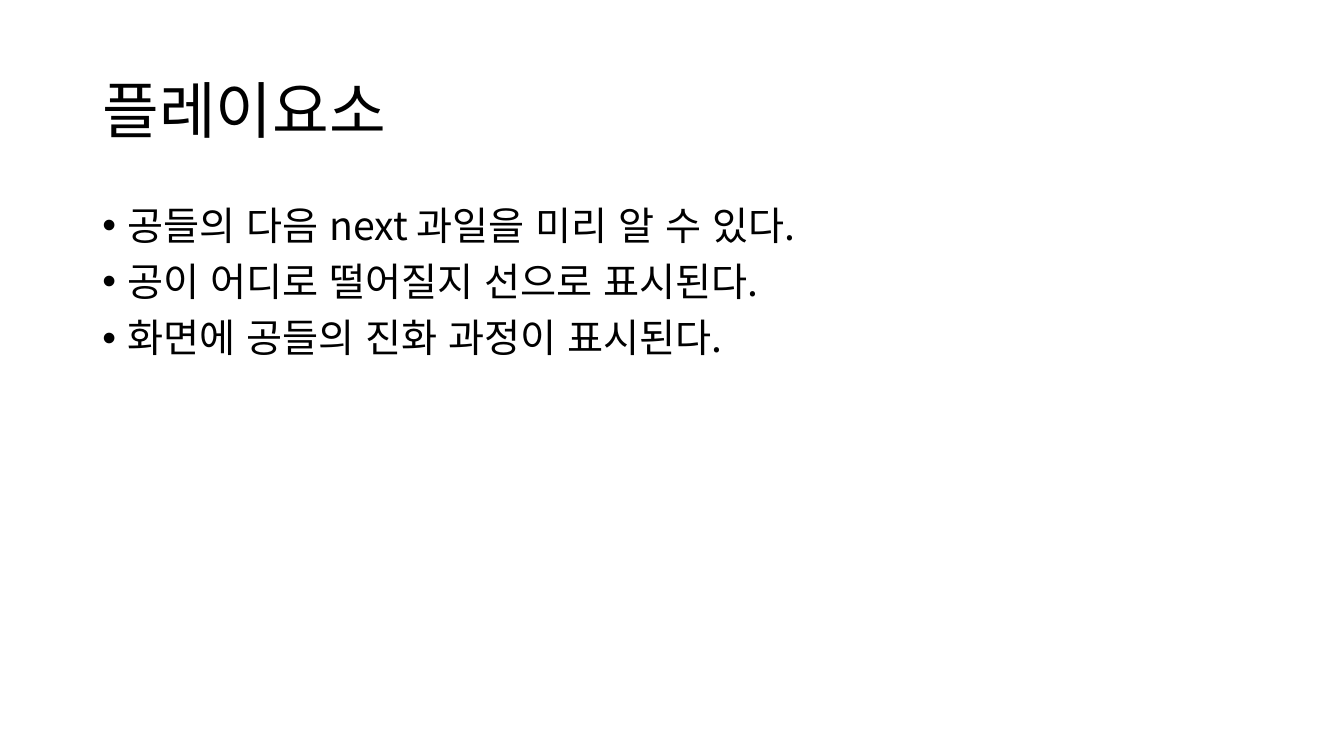
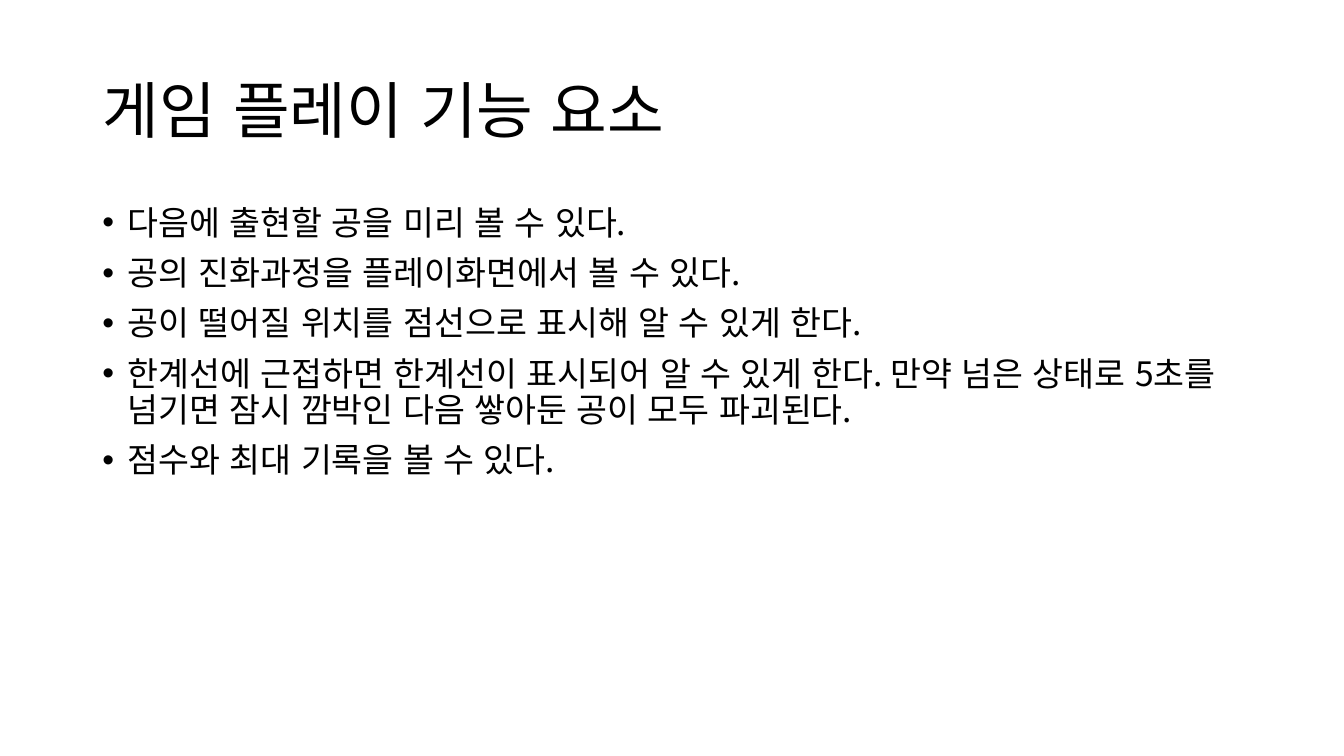
Before and after one commit to AniWhY0909/SSC_WM_Project, a slide deck: slide 5 of Documents/Suika.Watermelon/기획서(박정우).pptx (slide 4 before the commit). Drawn at 1344x756 pixels with LibreOffice and Linux fonts; fonts in the diff are those of the drawing. Boxes give left, top, right and bottom in pixels: in the first picture for what was removed or moved away, otherwise in the second. Text is boxed around its words. In the diff, an @@ line names an element or a change of style, - is before the commit and + after.

```diff
--- a/Documents/Suika.Watermelon/기획서(박정우).pptx
+++ b/Documents/Suika.Watermelon/기획서(박정우).pptx
@@ title at [102,82,664,138]: text changed @@
-플레이요소
+게임 플레이 기능 요소
@@ text at [128,207,1215,475]: text changed; size 28 to 24 pt @@
-• 공들의 다음 next 과일을 미리 알 수 있다.
-• 공이 어디로 떨어질지 선으로 표시된다.
-• 화면에 공들의 진화 과정이 표시된다.
+• 다음에 출현할 공을 미리 볼 수 있다.
+• 공의 진화과정을 플레이화면에서 볼 수 있다.
+• 공이 떨어질 위치를 점선으로 표시해 알 수 있게 한다.
+• 한계선에 근접하면 한계선이 표시되어 알 수 있게 한다. 만약 넘은 상태로 5초를 넘기면 잠시 깜박인 다음 쌓아둔 공이 모두 파괴된다.
+• 점수와 최대 기록을 볼 수 있다.
```
Also in this commit, not shown: 6 other slides changed, 2 slides added, 1 slide removed.
